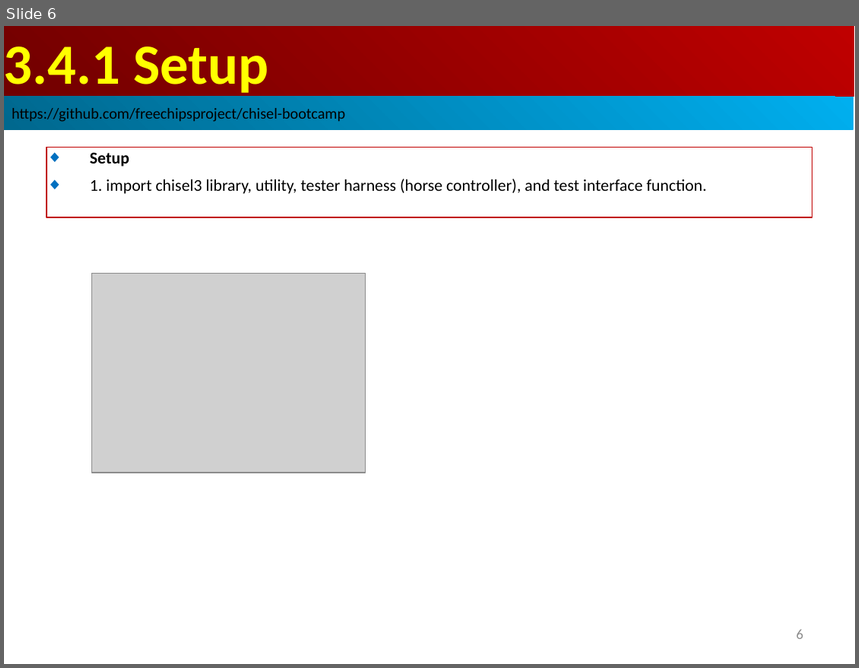
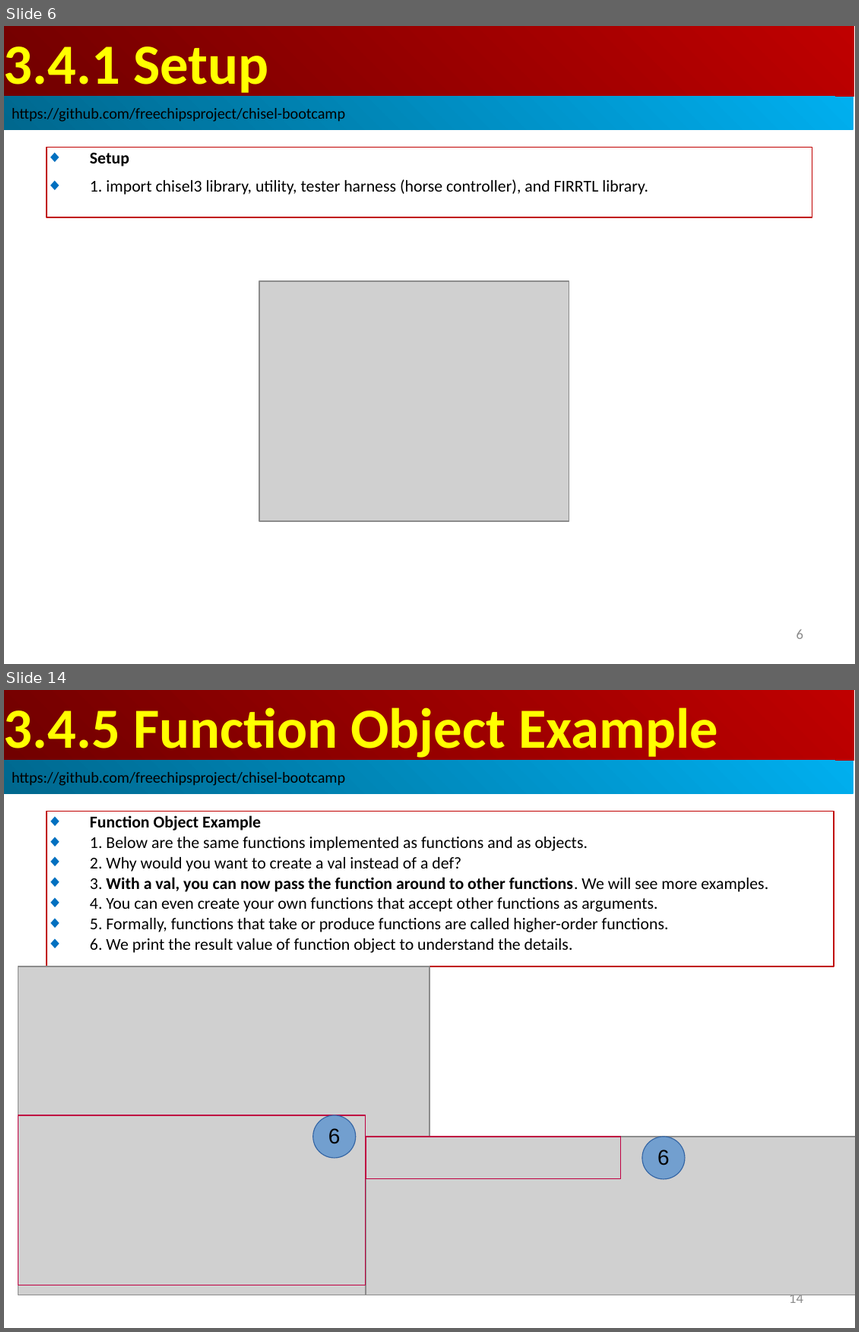
Before and after one commit to peterhchen/AIU_CS800_Chisel, a slide deck: 300_UCB_BC/003.4_FuncProg/000_Video/003.4_FuncProg.ppt. Shown one above the other, each under a label of ours: slide 6 before the commit, slides 6 and 14 after it; the slides between them are not shown. The pictures are 859x668 and 859x1332 pixels, drawn with LibreOffice and Linux fonts; fonts in the diff are those of the drawing; grey boxes stand for pictures. Boxes give left, top, right and bottom in pixels: in the first picture for what was removed or moved away, otherwise in the second. Text is boxed around its words. In the diff, an @@ line names an element or a change of style, - is before the commit and + after.

```diff
--- a/300_UCB_BC/003.4_FuncProg/000_Video/003.4_FuncProg.ppt
+++ b/300_UCB_BC/003.4_FuncProg/000_Video/003.4_FuncProg.ppt
@@ slide 14 added at <box>4,690,855,1328</box>, background #FFFFFF @@
@@ rectangle added at <box>4,690,854,761</box>, fill gradient #BF0000 to #710000, 48 pt, text #FFFF00, bold @@
+3.4.5 Function Object Example
@@ rectangle added at <box>4,761,854,794</box>, fill gradient #00AFEF to #00688E, 13 pt, text #000000 @@
+https://github.com/freechipsproject/chisel-bootcamp
@@ rectangle added at <box>47,811,834,967</box>, outline #C00000 0.74 pt, 14 pt, text #000000 @@
+◆ Function Object Example
+◆ 1. Below are the same functions implemented as functions and as objects.
+◆ 2. Why would you want to create a val instead of a def?
+◆ 3. With a val, you can now pass the function around to other functions. We will see more examples.
+◆ 4. You can even create your own functions that accept other functions as arguments.
+◆ 5. Formally, functions that take or produce functions are called higher-order functions.
+◆ 6. We print the result value of function object to understand the details.
@@ picture added at <box>18,967,430,1295</box> @@
@@ rectangle added at <box>18,1116,366,1286</box>, outline #BF0041 0.74 pt @@
@@ ellipse added at <box>313,1116,356,1158</box>, fill #729FCF, outline #3465A4 0.74 pt, 18 pt, text #000000 @@
+6
@@ picture added at <box>366,1137,855,1295</box> @@
@@ rectangle added at <box>366,1137,621,1179</box>, outline #BF0041 0.74 pt @@
@@ ellipse added at <box>642,1137,685,1179</box>, fill #729FCF, outline #3465A4 0.74 pt, 18 pt, text #000000 @@
+6
@@ page number added at <box>789,1292,804,1303</box>, 12 pt, text #8B8B8B @@
+14
@@ slide 6 changed as well @@
@@ text in rectangle at <box>90,180,648,195</box>: text changed @@
-◆ 1. import chisel3 library, utility, tester harness (horse controller), and test interface function.
+◆ 1. import chisel3 library, utility, tester harness (horse controller), and FIRRTL library.
@@ picture: place and size @@
-picture at <box>91,274,366,473</box>
+picture at <box>259,281,569,522</box>
```
Also in this commit, not shown: 18 other slides added.
